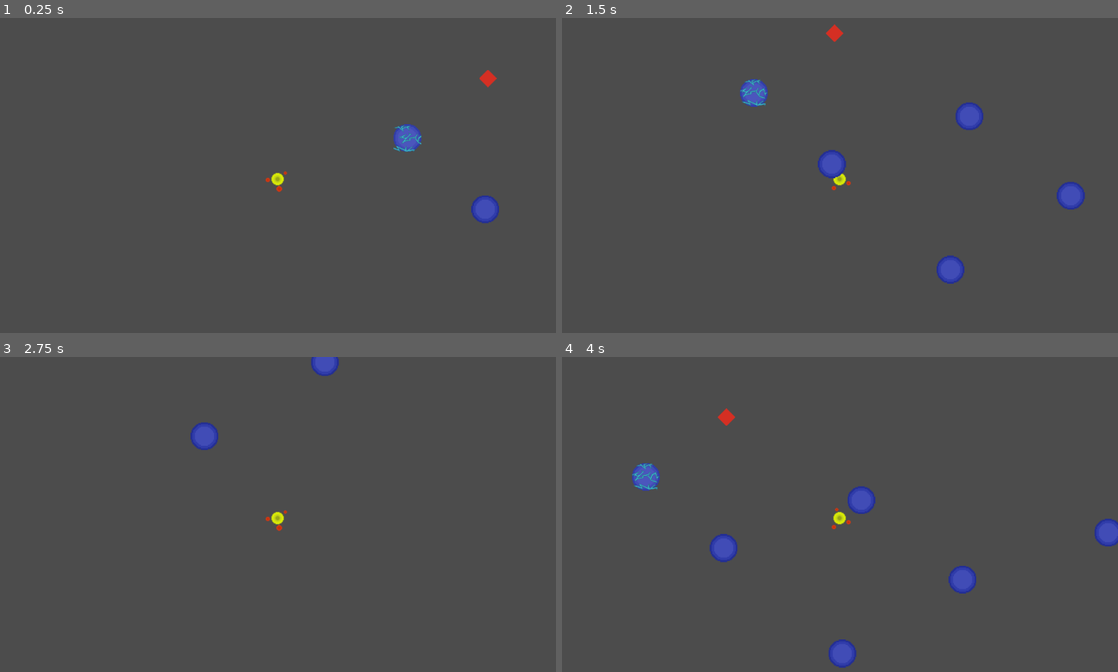
Above: before the commit, frames 1-4 (two rows, left to right).
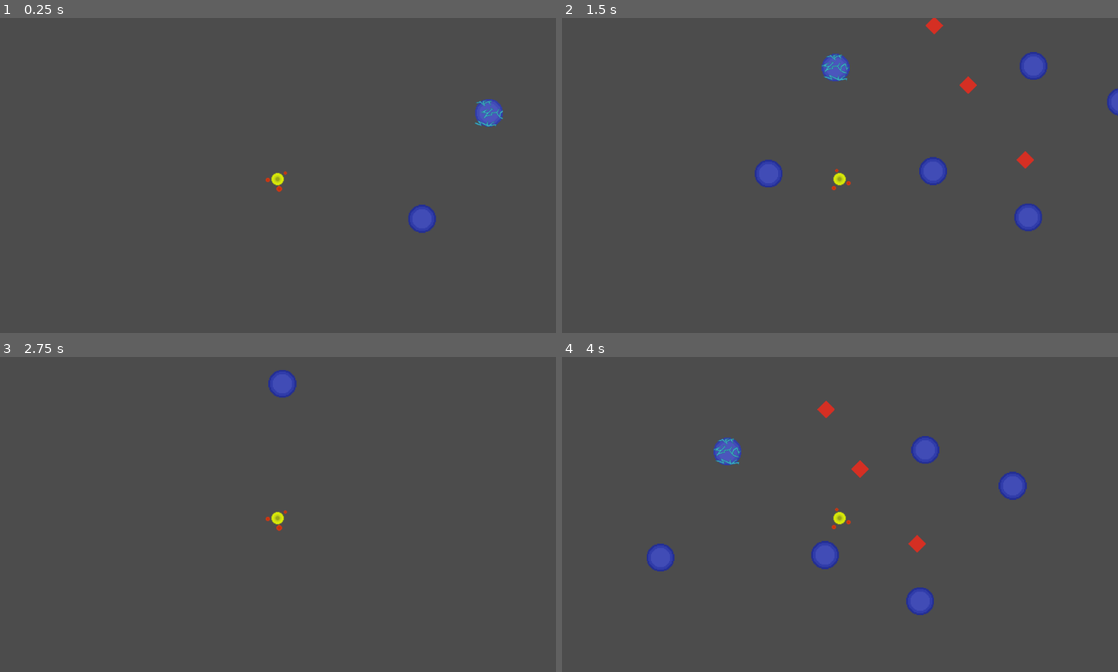
Above: after the commit, the same moments.

Repository: agusmao/connection
Game: Godot game, scene res://Levels/Level1.tscn
The game is run twice, just before and just after one commit, with the same random seed, the same clock (stepped at 60 frames per second) and the same inputs. Before the commit the project starts from res://Levels/LevelTemplate.tscn.
Inputs:
- Up to frame 1 (0.25 s): no input
- Up to frame 2 (1.5 s): hold Right (ui_right) 0.53-1.28 s; hold Down (ui_down) from 1.28 s (still down)
- Up to frame 3 (2.75 s): release Down (ui_down) at 2.03 s; hold Right (ui_right) from 2.03 s (still down)
- Up to frame 4 (4 s): release Right (ui_right) at 2.78 s; hold Up (ui_up) 2.78-3.53 s; hold Left (ui_left) from 3.53 s (still down)

The runs differ from the first frame. In frame 1, 1.5% of the frame differs, in the area x 70-91%, y 16-69%; in frame 2, 4.1%; in frame 3, 1.0%; in frame 4, 4.6%, in the area x 12-100%, y 13-99%.

Commit message:
create the levels structure

Diff:
--- /dev/null
+++ b/Level2.gd
@@ -0,0 +1,5 @@
+extends "res://Levels/LevelTemplate.gd"
+
+
+func onNextLevel():
+	get_tree().change_scene("res://Levels/Level1.tscn") # Use the currentLevel var as reference
--- /dev/null
+++ b/Levels/Level1.gd
@@ -0,0 +1,4 @@
+extends "res://Levels/LevelTemplate.gd"
+
+func onNextLevel():
+	get_tree().change_scene("res://Levels/Level2.tscn") # Use the currentLevel var as reference
--- /dev/null
+++ b/Levels/Level1.tscn
@@ -0,0 +1,38 @@
+[gd_scene load_steps=7 format=2]
+
+[ext_resource path="res://Levels/LevelTemplate.tscn" type="PackedScene" id=1]
+[ext_resource path="res://Items/NormalNode.tscn" type="PackedScene" id=2]
+[ext_resource path="res://Items/SourceNode.tscn" type="PackedScene" id=3]
+[ext_resource path="res://Items/TargetNode.tscn" type="PackedScene" id=4]
+[ext_resource path="res://Items/Blocker.tscn" type="PackedScene" id=5]
+[ext_resource path="res://Levels/Level1.gd" type="Script" id=6]
+
+[node name="Level1" instance=ExtResource( 1 )]
+script = ExtResource( 6 )
+
+[node name="SourceNode" parent="Nodes" index="0" instance=ExtResource( 3 )]
+position = Vector2( 388.627, -124.822 )
+
+[node name="NormalNode" parent="Nodes" index="1" instance=ExtResource( 2 )]
+position = Vector2( 743.454, 151.532 )
+
+[node name="NormalNode2" parent="Nodes" index="2" instance=ExtResource( 2 )]
+position = Vector2( 568.245, 66.2953 )
+
+[node name="NormalNode3" parent="Nodes" index="3" instance=ExtResource( 2 )]
+position = Vector2( 265.181, 71.0307 )
+
+[node name="NormalNode4" parent="Nodes" index="4" instance=ExtResource( 2 )]
+position = Vector2( 752.925, -127.855 )
+
+[node name="TargetNode" parent="Nodes" index="5" instance=ExtResource( 4 )]
+position = Vector2( 913.927, -61.5599 )
+
+[node name="Blocker" parent="Blockers" index="0" instance=ExtResource( 5 )]
+position = Vector2( 570.322, -202.638 )
+
+[node name="Blocker2" parent="Blockers" index="1" instance=ExtResource( 5 )]
+position = Vector2( 632.792, -92.4935 )
+
+[node name="Blocker3" parent="Blockers" index="2" instance=ExtResource( 5 )]
+position = Vector2( 738.005, 45.5985 )
--- /dev/null
+++ b/Levels/Level2.tscn
@@ -0,0 +1,32 @@
+[gd_scene load_steps=7 format=2]
+
+[ext_resource path="res://Levels/LevelTemplate.tscn" type="PackedScene" id=1]
+[ext_resource path="res://Level2.gd" type="Script" id=2]
+[ext_resource path="res://Items/SourceNode.tscn" type="PackedScene" id=3]
+[ext_resource path="res://Items/NormalNode.tscn" type="PackedScene" id=4]
+[ext_resource path="res://Items/Blocker.tscn" type="PackedScene" id=5]
+[ext_resource path="res://Items/TargetNode.tscn" type="PackedScene" id=6]
+
+[node name="Level2" instance=ExtResource( 1 )]
+script = ExtResource( 2 )
+
+[node name="SourceNode" parent="Nodes" index="0" instance=ExtResource( 3 )]
+position = Vector2( -337.004, 192.744 )
+
+[node name="NormalNode" parent="Nodes" index="1" instance=ExtResource( 4 )]
+position = Vector2( -586.608, 193.429 )
+
+[node name="NormalNode2" parent="Nodes" index="2" instance=ExtResource( 4 )]
+position = Vector2( -586.608, 4.9507 )
+
+[node name="NormalNode3" parent="Nodes" index="3" instance=ExtResource( 4 )]
+position = Vector2( -725.918, 103.287 )
+
+[node name="TargetNode" parent="Nodes" index="4" instance=ExtResource( 6 )]
+position = Vector2( -930.101, -43.0223 )
+
+[node name="Blocker" parent="Blockers" index="0" instance=ExtResource( 5 )]
+position = Vector2( -465.05, 92.1906 )
+
+[node name="Blocker2" parent="Blockers" index="1" instance=ExtResource( 5 )]
+position = Vector2( -557.241, -104.483 )
--- a/Levels/LevelTemplate.gd
+++ b/Levels/LevelTemplate.gd
@@ -3,10 +3,9 @@
 export(String) var currentLevel = "1"
 
 const ConnectionTypes = preload("res://Globals/ConnectionTypes.gd").ConnectionTypes
-
-const CONECTION_COLOR = "b92121"
-
-const MAX_DISTANCE = 300
+const CONECTION_COLOR = "1f62ff"
+const MAX_DISTANCE = 600
+const WIRE_WIDTH = 4
 
 var connected_nodes = []
 var playerIsConnected = false
@@ -113,9 +112,17 @@
 
 
 func drawConnection(pos1, pos2):
-	draw_line(pos1, pos2, CONECTION_COLOR)
+	var distance = pos1.distance_to(pos2)
+
+	var lineWidth = clamp((MAX_DISTANCE/(distance * 2) ) * WIRE_WIDTH, 0.2, WIRE_WIDTH * 4)
+
+	draw_line(pos1, pos2, CONECTION_COLOR, lineWidth)
 
 
 func _on_NextLevelButton_pressed() -> void:
 	# Load the next level
-	get_tree().change_scene("res://Levels/LevelTemplate.tscn") # Use the currentLevel var as reference
+	onNextLevel()
+	# get_tree().change_scene("res://Levels/LevelTemplate.tscn") # Use the currentLevel var as reference
+
+func onNextLevel():
+	pass
--- a/Levels/LevelTemplate.tscn
+++ b/Levels/LevelTemplate.tscn
@@ -1,11 +1,7 @@
-[gd_scene load_steps=13 format=2]
+[gd_scene load_steps=9 format=2]
 
 [ext_resource path="res://Player/Player.tscn" type="PackedScene" id=1]
-[ext_resource path="res://Items/SourceNode.tscn" type="PackedScene" id=2]
 [ext_resource path="res://Levels/LevelTemplate.gd" type="Script" id=3]
-[ext_resource path="res://Items/NormalNode.tscn" type="PackedScene" id=4]
-[ext_resource path="res://Items/TargetNode.tscn" type="PackedScene" id=5]
-[ext_resource path="res://Items/Blocker.tscn" type="PackedScene" id=6]
 [ext_resource path="res://assets/audio/earcing.tres" type="AudioStream" id=7]
 [ext_resource path="res://assets/fonts/collegiate/CollegiateBlackFLF.ttf" type="DynamicFontData" id=8]
 [ext_resource path="res://assets/fonts/collegiate/CollegiateInsideFLF.ttf" type="DynamicFontData" id=9]
@@ -25,28 +21,7 @@
 
 [node name="Nodes" type="Node" parent="."]
 
-[node name="SourceNode" parent="Nodes" instance=ExtResource( 2 )]
-position = Vector2( 238.329, -78.3317 )
-
-[node name="NormalNode" parent="Nodes" instance=ExtResource( 4 )]
-position = Vector2( 381.659, 53.3322 )
-
-[node name="NormalNode2" parent="Nodes" instance=ExtResource( 4 )]
-position = Vector2( 599.988, 248.328 )
-
-[node name="NormalNode3" parent="Nodes" instance=ExtResource( 4 )]
-position = Vector2( 821.65, 111.664 )
-
-[node name="NormalNode4" parent="Nodes" instance=ExtResource( 4 )]
-position = Vector2( 634.987, -34.9993 )
-
-[node name="TargetNode" parent="Nodes" instance=ExtResource( 5 )]
-position = Vector2( 1089.98, 24.9995 )
-
 [node name="Blockers" type="Node" parent="."]
-
-[node name="Blocker" parent="Blockers" instance=ExtResource( 6 )]
-position = Vector2( 386.659, -188.33 )
 
 [node name="AudioStreamPlayer" type="AudioStreamPlayer" parent="."]
 stream = ExtResource( 7 )
--- a/project.godot
+++ b/project.godot
@@ -16,7 +16,7 @@
 [application]
 
 config/name="Connection"
-run/main_scene="res://Levels/LevelTemplate.tscn"
+run/main_scene="res://Levels/Level1.tscn"
 config/icon="res://icon.png"
 
 [rendering]
